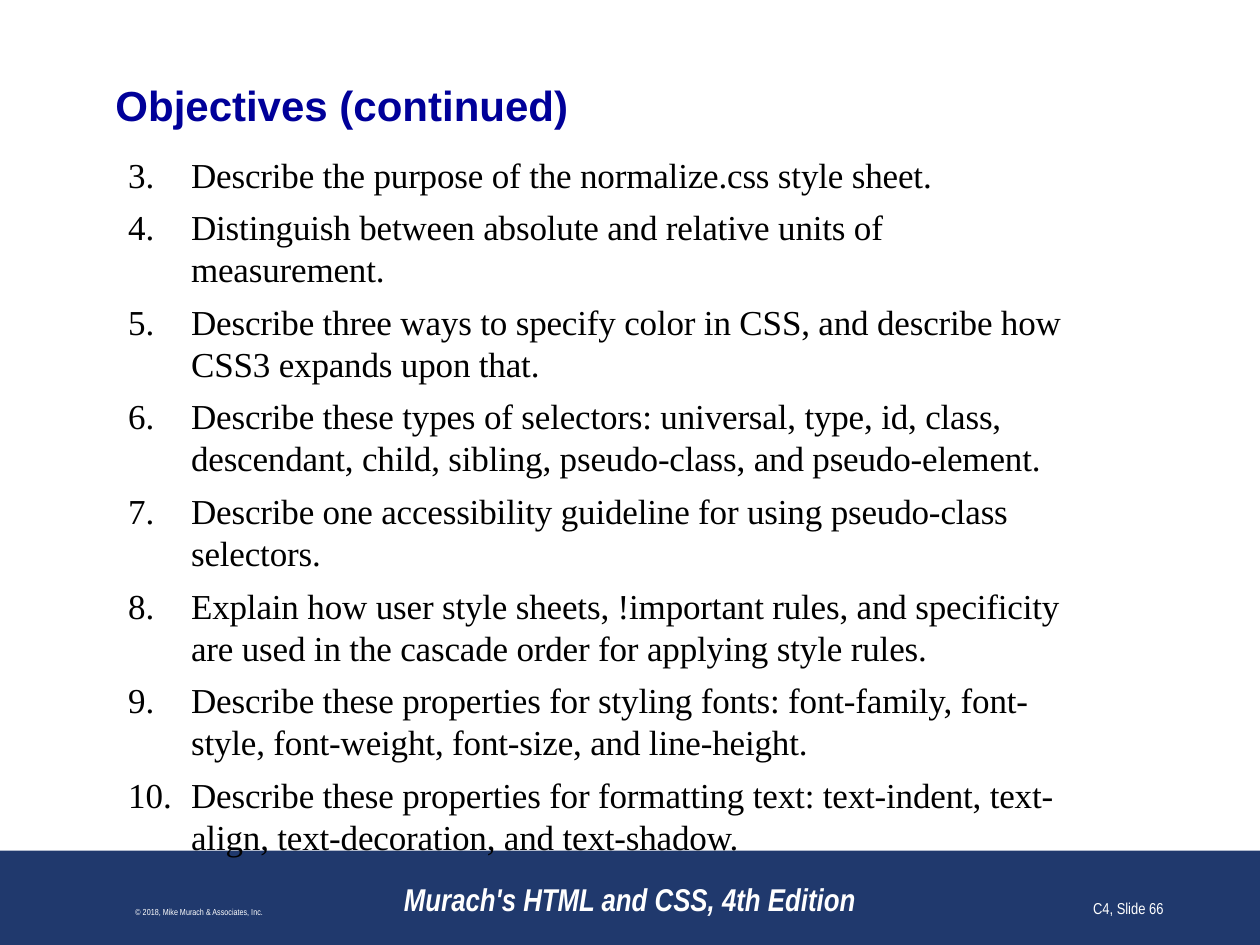
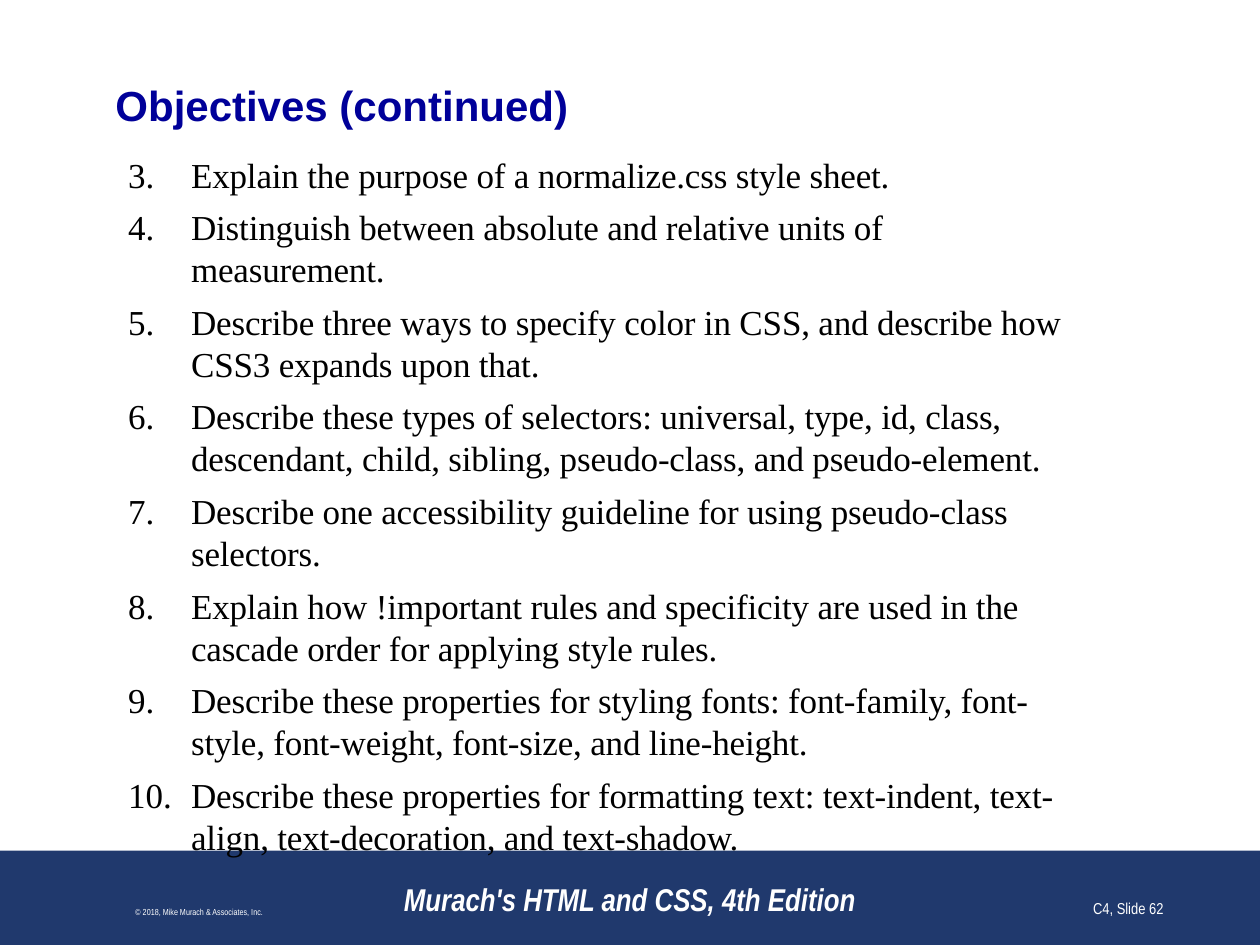
Before and after one commit to paulsmithkc/awd1000_base_lab_and_homework, a slide deck: slide 62 of murach_html_4e/slides/Chapter 4 slides (Revised).pptx (slide 66 before the commit). Drawn at 1260x945 pixels with LibreOffice and Linux fonts; fonts in the diff are those of the drawing; background and template pictures are left out. Boxes give left, top, right and bottom in pixels: in the first picture for what was removed or moved away, otherwise in the second. Text is boxed around its words. In the diff, an @@ line names an element or a change of style, - is before the commit and + after.

```diff
--- a/murach_html_4e/slides/Chapter 4 slides (Revised).pptx
+++ b/murach_html_4e/slides/Chapter 4 slides (Revised).pptx
@@ text at [191,163,890,195]: text changed @@
-3. Describe the purpose of the normalize.css style sheet.
+3. Explain the purpose of a normalize.css style sheet.
@@ text at [191,594,1018,668]: text changed @@
-8. Explain how user style sheets, !important rules, and specificity are used in the cascade order for applying style rules.
+8. Explain how !important rules and specificity are used in the cascade order for applying style rules.
@@ page number at [1093,902,1163,916]: text changed @@
-C4, Slide 66
+C4, Slide 62
```
Also in this commit, not shown: 20 other slides changed, 1 slide added, 5 slides removed.
